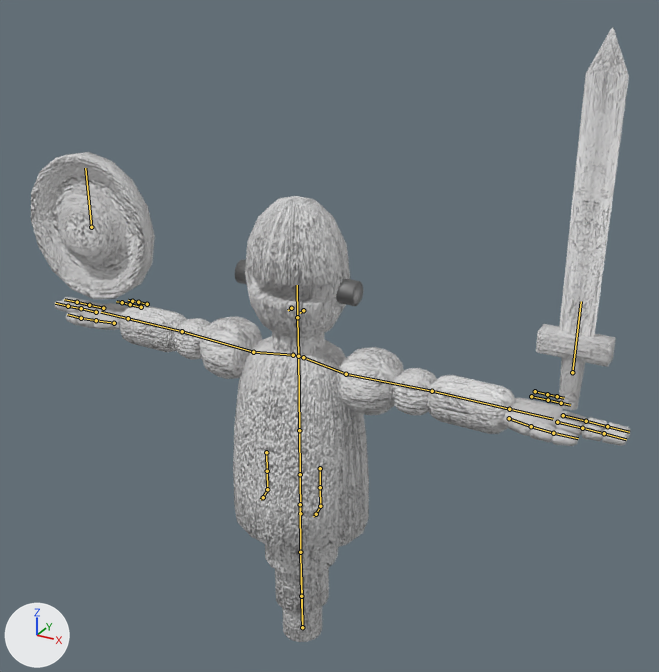
The Blender file mokujin.blend as it was, and as the next commit left it.
The view is the same before and after, from a camera (50 mm lens) standing at (1.91, -3.18, 3.26) and looking at (0.1, 0.1, 1.62). Lighting does not change. The marker at lower left points along +X, +Y and +Z. The bones that bend it are drawn over the model as lines.

Objects in the first picture: 'body', 'face', 'hand', 'leg', 'lower-arm', 'shield', 'shoulder', 'sword', 'upper-arm'.
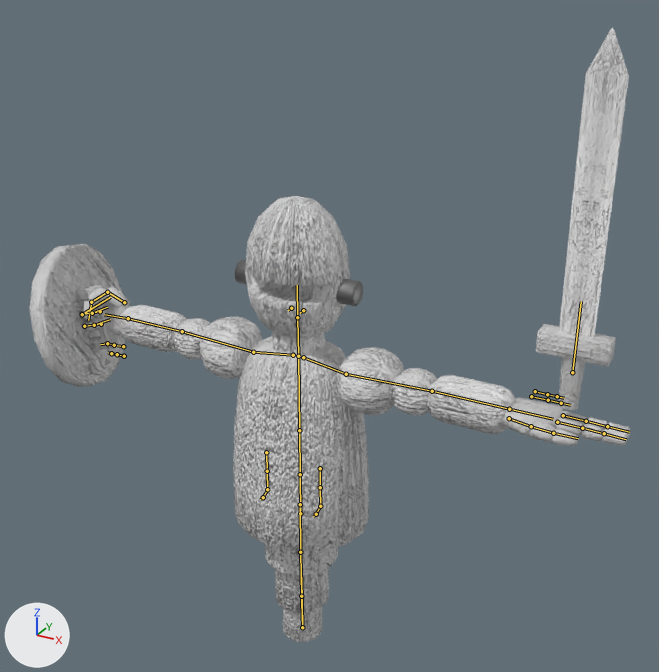
The newer file adds an action. The first version stands in its rest pose; the second is drawn at frame 1 of the action '￤BlenderVrmAddonExport3313454904SavedCurrentPoseLibrary'.

Where the change shows, as pixel boxes (x1, y1, x2, y2) in the pictures (659 x 672 px):
'shield', posed (23% narrower)
    before: (31, 152, 155, 299)
    after: (30, 244, 125, 387)
'hand', posed (7% taller)
    before: (54, 297, 630, 446)
    after: (80, 286, 630, 446)
'Cube', posed (not visible before)
    after: (75, 285, 118, 350)
bone 'hand.R', root to tip
    before: (128, 318) to (101, 312)
    after: (128, 318) to (104, 314)
bone 'thumb.proximal.R', root to tip
    before: (114, 323) to (96, 320)
    after: (124, 302) to (107, 292)
bone 'thumb.intermediate.R', root to tip
    before: (96, 320) to (81, 318)
    after: (107, 292) to (91, 302)
bone 'thumb.distal.R', root to tip
    before: (81, 318) to (67, 314)
    after: (91, 302) to (88, 320)
bone 'index.proximal.R', root to tip
    before: (96, 312) to (81, 308)
    after: (100, 311) to (82, 314)
bone 'index.intermediate.R', root to tip
    before: (81, 308) to (68, 306)
    after: (82, 314) to (92, 313)
bone 'index.distal.R', root to tip
    before: (68, 306) to (55, 303)
    after: (92, 313) to (107, 307)
bone 'middle.proximal.R', root to tip
    before: (103, 308) to (89, 305)
    after: (101, 324) to (84, 326)
bone 'middle.intermediate.R', root to tip
    before: (89, 305) to (77, 302)
    after: (84, 326) to (94, 325)
bone 'middle.distal.R', root to tip
    before: (77, 302) to (64, 299)
    after: (94, 325) to (110, 319)
bone 'bone-shield', root to tip
    before: (91, 227) to (85, 168)
    after: (82, 314) to (110, 297)

The edits, one by one:
Bone 'hand.R' (bone_hand_r) turns from (0, 0, 0) to (35, 101, 28) degrees about its own x, y and z.
Bone 'thumb.proximal.R' (bone_thumb_proximal_r) turns from (0, 0, 0) to (-32, 24, 13) degrees about its own x, y and z.
Bone 'thumb.intermediate.R' (bone_thumb_intermediate_r) turns from (0, 0, 0) to (-13, 11, -63) degrees about its own x, y and z.
Bone 'thumb.distal.R' (bone_thumb_distal_r) turns from (0, 0, 0) to (-8, 8, -41) degrees about its own x, y and z.
Bone 'index.proximal.R' (bone_index_proximal_r) moves from (0.0, 0.0, 0.0) to (0.001, 0.004, -0.008).
Bone 'index.proximal.R' (bone_index_proximal_r) turns from (0, 0, 0) to (-79, 2, -10) degrees about its own x, y and z.
Bone 'index.intermediate.R' (bone_index_intermediate_r) turns from (0, 0, 0) to (-98, 1, -13) degrees about its own x, y and z.
Bone 'index.distal.R' (bone_index_distal_r) turns from (0, 0, 0) to (-72, 4, -10) degrees about its own x, y and z.
Bone 'middle.proximal.R' (bone_middle_proximal_r) moves from (0.0, 0.0, 0.0) to (0.0, -0.009, -0.013).
Bone 'middle.proximal.R' (bone_middle_proximal_r) turns from (0, 0, 0) to (-79, 2, -10) degrees about its own x, y and z.
Bone 'middle.intermediate.R' (bone_middle_intermediate_r) turns from (0, 0, 0) to (-98, 0, -12) degrees about its own x, y and z.
Bone 'middle.distal.R' (bone_middle_distal_r) turns from (0, 0, 0) to (-72, 3, -10) degrees about its own x, y and z.
Bone 'bone-shield' (bone_bone_shield) moves from (0.0, 0.0, 0.0) to (-0.004, -0.527, -0.074).
Bone 'bone-shield' (bone_bone_shield) turns from (0, 0, 0) to (75, -110, -65) degrees about its own x, y and z.
